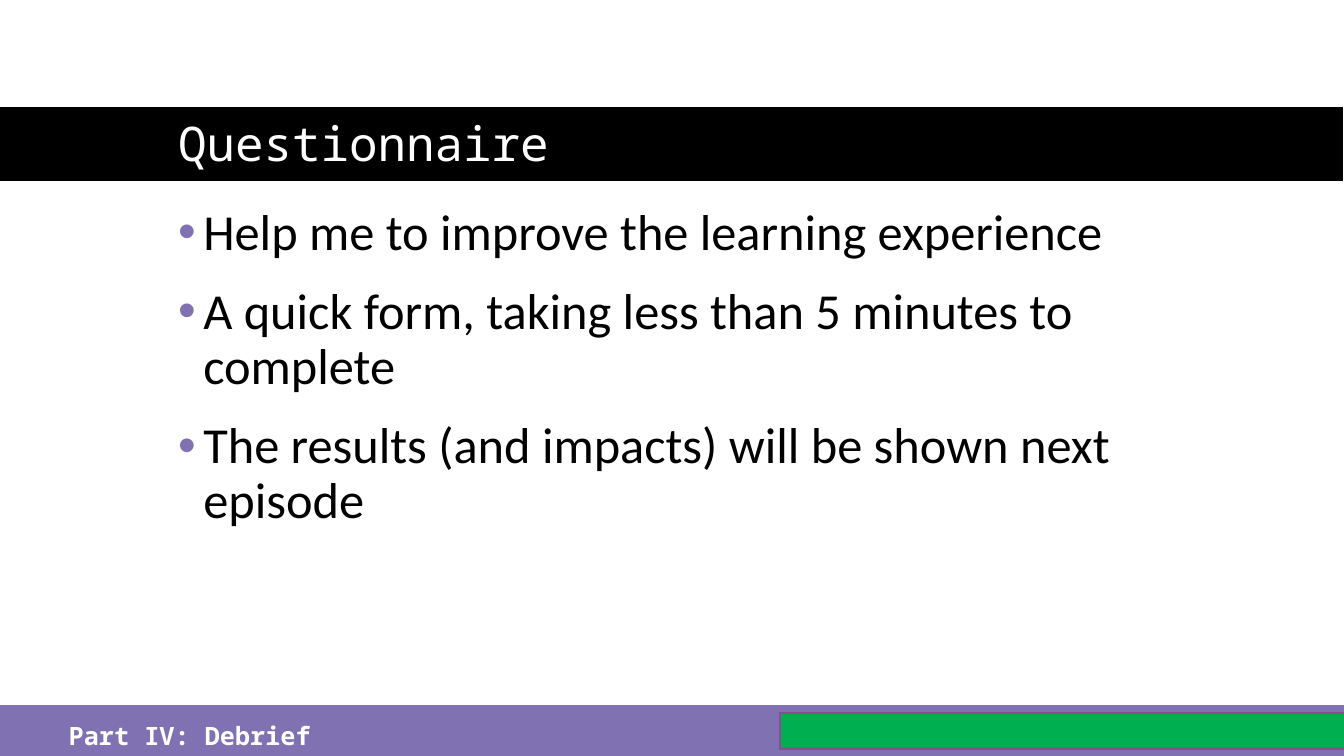
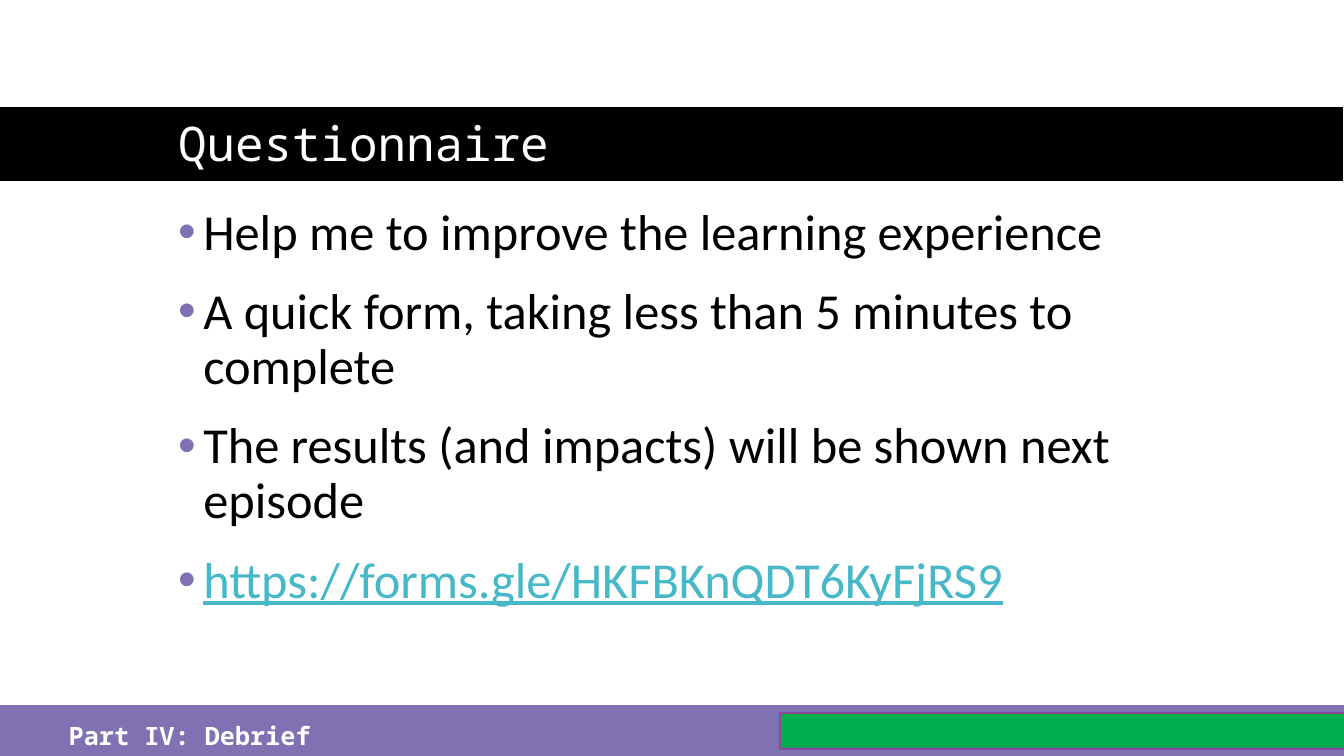
Before and after one commit to just-the-benno/BlazQ, a slide deck: slide 38 of episode1/media/slides-episode-1.pptx. Drawn at 1344x756 pixels with LibreOffice and Linux fonts; fonts in the diff are those of the drawing; background and template pictures are left out. Boxes give left, top, right and bottom in pixels: in the first picture for what was removed or moved away, otherwise in the second. Text is boxed around its words. In the diff, an @@ line names an element or a change of style, - is before the commit and + after.

Commit message:
correct spelling in slides ep01

```diff
--- a/episode1/media/slides-episode-1.pptx
+++ b/episode1/media/slides-episode-1.pptx
@@ text at (x1=203, y1=563, x2=1002, y2=607): paragraph added @@
+• https://forms.gle/HKFBKnQDT6KyFjRS9
```
Also in this commit, not shown: 19 other slides changed, 2 other files.
